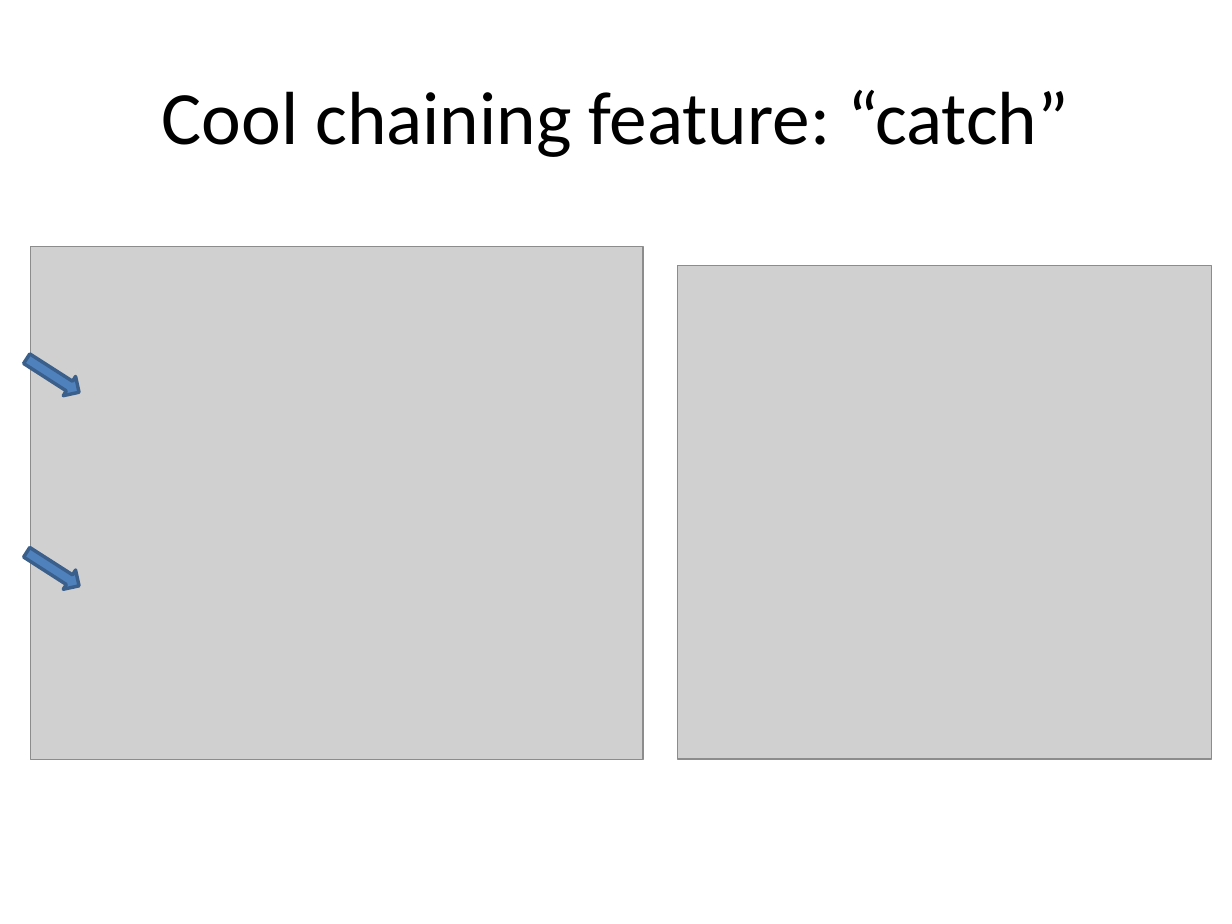
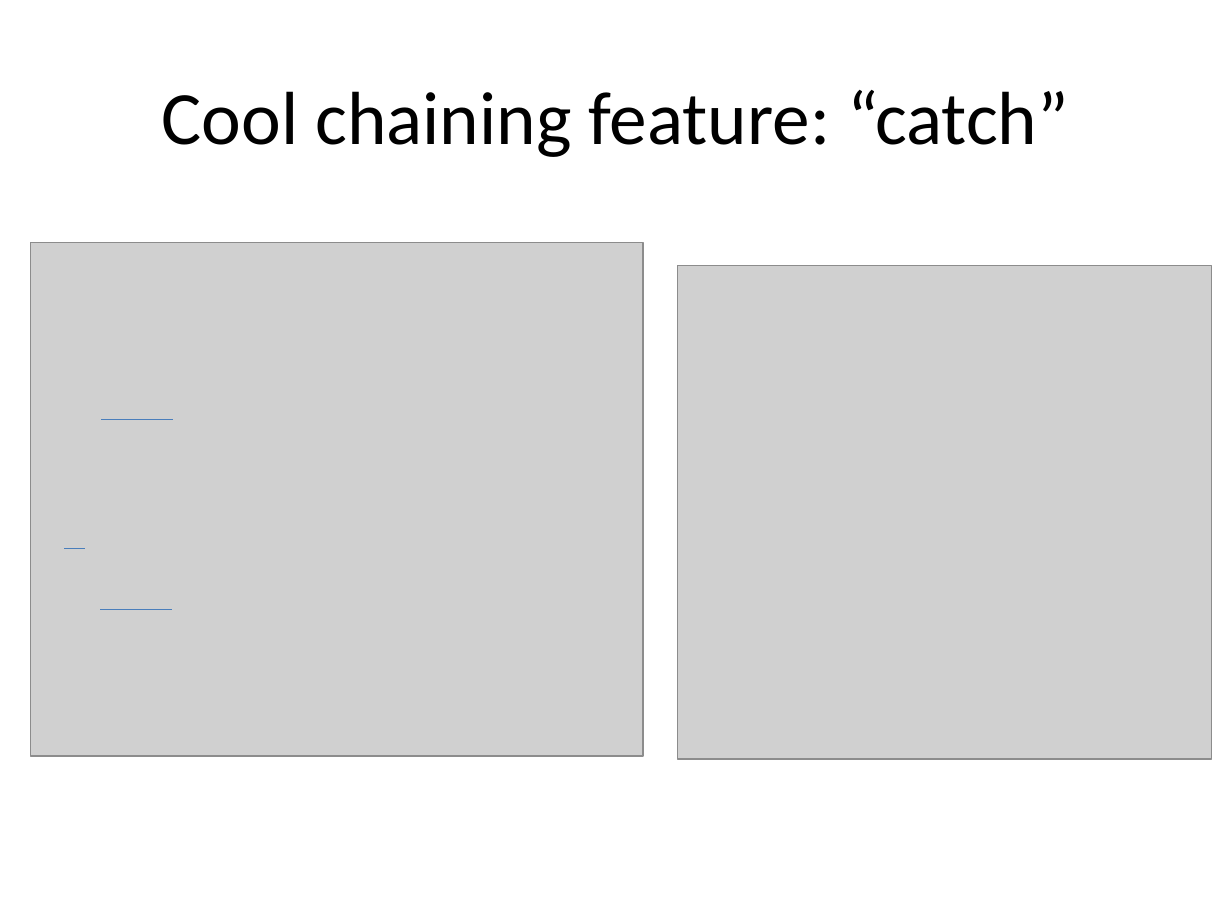
Before and after one commit to pedroliska/promises, a slide deck: slide 14 of promises.pptx. Drawn at 1232x924 pixels with LibreOffice and Linux fonts; fonts in the diff are those of the drawing; grey boxes stand for pictures. Boxes give left, top, right and bottom in pixels: in the first picture for what was removed or moved away, otherwise in the second. Text is boxed around its words. In the diff, an @@ line names an element or a change of style, - is before the commit and + after.

Commit message:
underlining some code in the catch slide

```diff
--- a/promises.pptx
+++ b/promises.pptx
@@ picture moved from (x1=31, y1=246, x2=643, y2=760) to (x1=31, y1=243, x2=643, y2=756) @@
@@ right arrow removed at (x1=21, y1=349, x2=85, y2=402) @@
@@ line added from (101, 419) to (172, 419), #4B7EBC 0.75 pt @@
@@ right arrow removed at (x1=21, y1=543, x2=85, y2=596) @@
@@ line added from (64, 548) to (85, 548), #4B7EBC 0.75 pt @@
@@ line added from (100, 610) to (172, 610), #4B7EBC 0.75 pt @@
```
